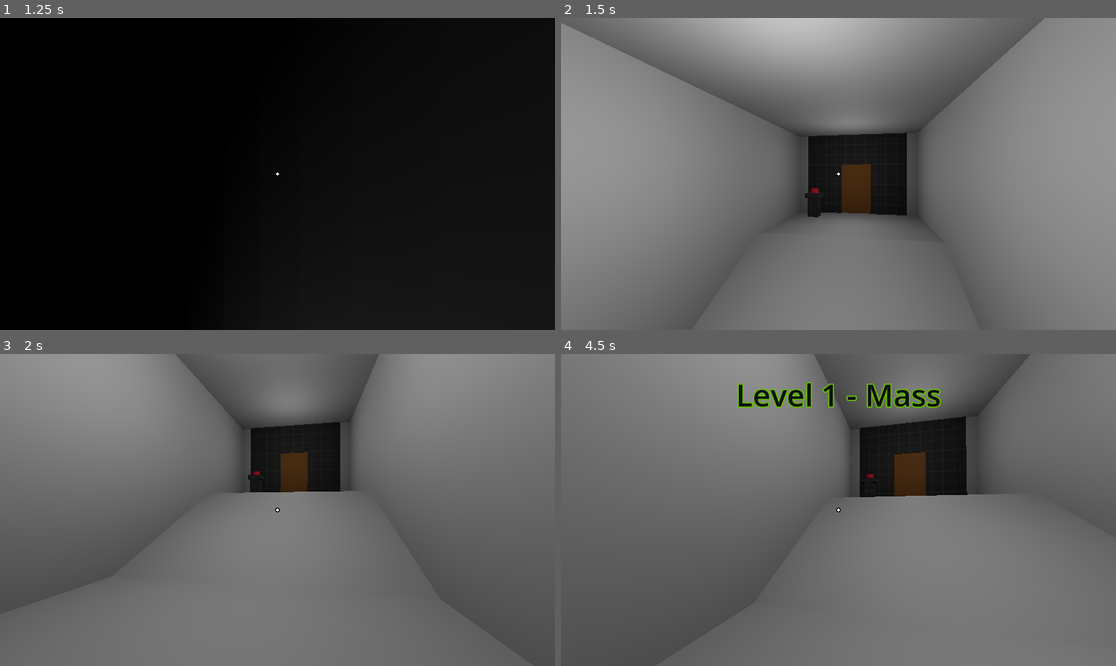
Above: before the commit, frames 1-4 (two rows, left to right).
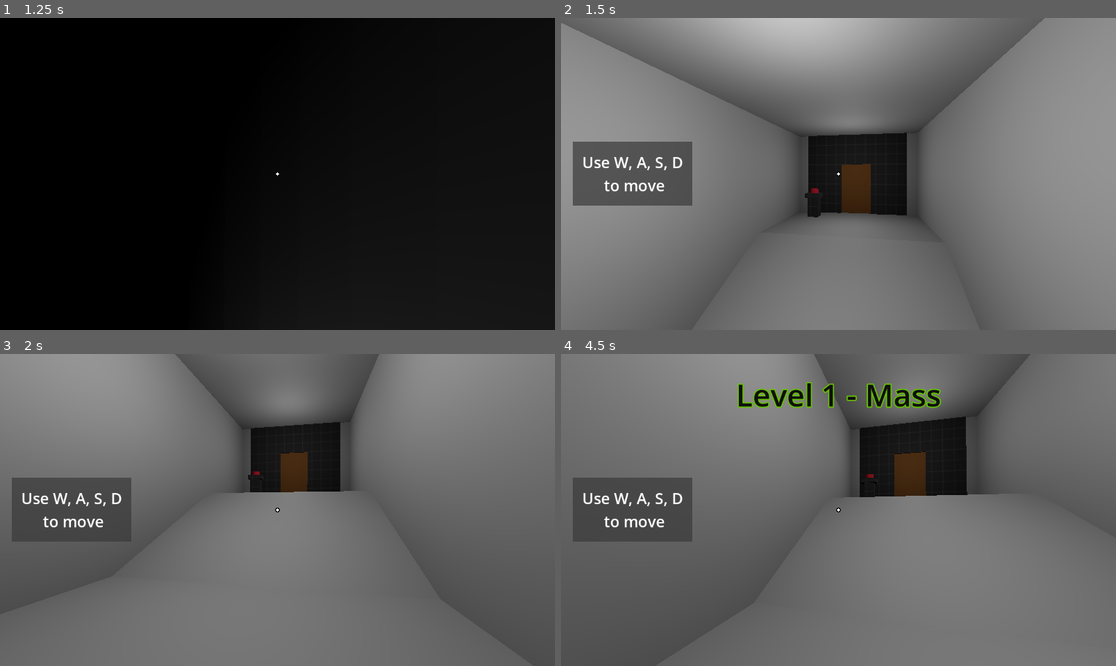
Above: after the commit, the same moments.

Repository: Radian6405/Rescale
Game: Godot game, scene res://levels/Chapter 1/level_1_1.tscn
The game is run twice, just before and just after one commit, with the same random seed, the same clock (stepped at 60 frames per second) and the same inputs.
Inputs (mouse positions are in pixels of both pictures, inside the frame that each line leads up to):
- Up to frame 1 (1.25 s): tap Enter at 0.5 s; move the mouse to (305, 174) at 0.52 s; hold D (move_right) from 0.53 s (still down); tap F (interact) at 0.6 s; tap Space (jump) at 0.77 s
- Up to frame 2 (1.5 s): move the mouse to (810, 174) at 1.27 s; release D (move_right) at 1.28 s; hold S (move_back) from 1.28 s (still down); tap Q (decrease_size) at 1.35 s
- Up to frame 3 (2 s): keep holding S (move_back); tap Space (jump) at 1.52 s; tap F (interact) at 1.55 s
- Up to frame 4 (4.5 s): move the mouse to (849, 503) at 2.02 s; release S (move_back) at 2.03 s; press the mouse at (849, 503) at 2.03 s; hold D (move_right) 2.03-3.53 s; tap F (interact) at 2.3, 3.05, 3.6 s; move the mouse to (832, 516) at 2.77 s; release the mouse at (832, 516) at 2.78 s; tap E (increase_size) at 2.85 s; tap Space (jump) at 3.02, 3.77 s; move the mouse to (877, 513) at 3.52 s; hold A (move_left) from 3.53 s (still down); move the mouse to (794, 506) at 4.27 s; tap W (move_front) at 4.35 s

Frame 1 is identical in both runs. In frame 2, 4.3% of the frame differs, in the area x 2-24%, y 39-61%; in frame 3, 4.0%; in frame 4, 4.3%.
Error after the commit: Invalid access to property or key 'hand' on a base object of type 'Nil'. (res://levels/Chapter)

Commit message:
feat: tutorial labels to help new players

Diff:
--- /dev/null
+++ b/levels/Chapter 1/TutorialManager1-1.gd
@@ -0,0 +1,46 @@
+extends Node3D
+
+@export var player_obj: player
+
+@onready var label_1: Label = $VBoxContainer2/Label1
+@onready var label_2: Label = $VBoxContainer2/Label2
+@onready var label_3: Label = $VBoxContainer2/Label3
+@onready var label_4: Label = $VBoxContainer2/Label4
+
+func _ready() -> void:
+	label_1.visible = false
+	label_2.visible = false
+	label_3.visible = false
+	label_4.visible = false
+
+func _process(delta: float) -> void:
+	if player_obj.hand.get_child_count() > 0 && label_2.visible && !label_4.visible:
+		label_2.visible = false
+		label_3.visible = true
+	if player_obj.hand.get_child_count() == 0 && label_3.visible && !label_4.visible:
+		label_3.visible = false
+		label_2.visible = true
+
+
+func _on_tut_1_area_body_entered(body: Node3D) -> void:
+	if body is player:
+		label_1.visible = true
+func _on_tut_1_area_body_exited(body: Node3D) -> void:
+	if body is player:
+		label_1.visible = false
+
+
+func _on_tut_2_area_body_entered(body: Node3D) -> void:
+	if body is player:
+		label_2.visible = true
+func _on_tut_2_area_body_exited(body: Node3D) -> void:
+	if body is player:
+		label_2.visible = false
+
+
+func _on_tut_3_area_body_entered(body: Node3D) -> void:
+	if body is player:
+		label_4.visible = true
+func _on_tut_3_area_body_exited(body: Node3D) -> void:
+	if body is player:
+		label_4.visible = false
--- /dev/null
+++ b/levels/Chapter 1/TutorialManager1-2.gd
@@ -0,0 +1,13 @@
+extends Node3D
+
+@onready var label_1: Label = $VBoxContainer2/Label1
+
+func _ready() -> void:
+	label_1.visible = false
+
+func _on_tut_1_area_body_entered(body: Node3D) -> void:
+	if body is player:
+		label_1.visible = true
+func _on_tut_1_area_body_exited(body: Node3D) -> void:
+	if body is player:
+		label_1.visible = false
--- a/levels/Chapter 1/level_1_1.tscn
+++ b/levels/Chapter 1/level_1_1.tscn
@@ -8,6 +8,7 @@
 [ext_resource type="PackedScene" uid="uid://ds24htyia502x" path="res://scenes/platforms/orange_platform.tscn" id="4_ixbcv"]
 [ext_resource type="PackedScene" uid="uid://b7w7om0kedcoi" path="res://scenes/pickups/sphere_pickup.tscn" id="5_5hgw5"]
 [ext_resource type="PackedScene" uid="uid://bwx3hol0mard1" path="res://scenes/doors/brown_door.tscn" id="5_hhyf8"]
+[ext_resource type="Script" path="res://levels/Chapter 1/TutorialManager1-1.gd" id="8_it41w"]
 
 [sub_resource type="BoxShape3D" id="BoxShape3D_wkw0u"]
 size = Vector3(3, 1, 3)
@@ -22,6 +23,39 @@
 [sub_resource type="BoxShape3D" id="BoxShape3D_t86au"]
 resource_local_to_scene = true
 size = Vector3(2.2, 0.15, 2.2)
+
+[sub_resource type="BoxShape3D" id="BoxShape3D_mwpas"]
+size = Vector3(11.8, 6, 6)
+
+[sub_resource type="BoxShape3D" id="BoxShape3D_wvkh0"]
+size = Vector3(10, 5, 20)
+
+[sub_resource type="BoxShape3D" id="BoxShape3D_lx81q"]
+size = Vector3(19.9, 5, 6)
+
+[sub_resource type="StyleBoxFlat" id="StyleBoxFlat_r4dja"]
+bg_color = Color(0.223529, 0.223529, 0.223529, 0.701961)
+border_width_left = 20
+border_width_top = 20
+border_width_right = 20
+border_width_bottom = 20
+border_color = Color(0.223529, 0.223529, 0.223529, 0.701961)
+
+[sub_resource type="StyleBoxFlat" id="StyleBoxFlat_qjig6"]
+bg_color = Color(0.223529, 0.223529, 0.223529, 0.701961)
+border_width_left = 20
+border_width_top = 20
+border_width_right = 20
+border_width_bottom = 20
+border_color = Color(0.223529, 0.223529, 0.223529, 0.701961)
+
+[sub_resource type="StyleBoxFlat" id="StyleBoxFlat_0503g"]
+bg_color = Color(0.223529, 0.223529, 0.223529, 0.701961)
+border_width_left = 20
+border_width_top = 20
+border_width_right = 20
+border_width_bottom = 20
+border_color = Color(0.223529, 0.223529, 0.223529, 0.701961)
 
 [node name="Level 1-1" type="Node3D"]
 
@@ -125,9 +159,99 @@
 light_energy = 3.0
 omni_range = 10.0
 
+[node name="TutorialManager" type="Node3D" parent="."]
+script = ExtResource("8_it41w")
+
+[node name="tut1" type="Node" parent="TutorialManager"]
+
+[node name="tut1area" type="Area3D" parent="TutorialManager/tut1"]
+
+[node name="CollisionShape3D" type="CollisionShape3D" parent="TutorialManager/tut1/tut1area"]
+transform = Transform3D(1, 0, 0, 0, 1, 0, 0, 0, 1, -15.7, 1, 0)
+shape = SubResource("BoxShape3D_mwpas")
+
+[node name="tut2" type="Node" parent="TutorialManager"]
+
+[node name="tut2area" type="Area3D" parent="TutorialManager/tut2"]
+
+[node name="CollisionShape3D" type="CollisionShape3D" parent="TutorialManager/tut2/tut2area"]
+transform = Transform3D(1, 0, 0, 0, 1, 0, 0, 0, 1, 0.0999999, 2.5, 5)
+shape = SubResource("BoxShape3D_wvkh0")
+
+[node name="tut3" type="Node" parent="TutorialManager"]
+
+[node name="tut3area" type="Area3D" parent="TutorialManager/tut3"]
+
+[node name="CollisionShape3D" type="CollisionShape3D" parent="TutorialManager/tut3/tut3area"]
+transform = Transform3D(1, 0, 0, 0, 1, 0, 0, 0, 1, 15.05, 2.5, 11)
+shape = SubResource("BoxShape3D_lx81q")
+
+[node name="VBoxContainer2" type="VBoxContainer" parent="TutorialManager"]
+anchors_preset = 4
+anchor_top = 0.5
+anchor_bottom = 0.5
+offset_left = 23.0
+offset_top = -69.0
+offset_right = 275.0
+offset_bottom = 69.0
+grow_vertical = 2
+size_flags_horizontal = 0
+alignment = 1
+
+[node name="Label1" type="Label" parent="TutorialManager/VBoxContainer2"]
+visible = false
+layout_mode = 2
+size_flags_horizontal = 4
+theme_override_font_sizes/font_size = 32
+theme_override_styles/normal = SubResource("StyleBoxFlat_r4dja")
+text = "Use W, A, S, D
+ to move"
+horizontal_alignment = 1
+vertical_alignment = 1
+
+[node name="Label2" type="Label" parent="TutorialManager/VBoxContainer2"]
+visible = false
+layout_mode = 2
+size_flags_horizontal = 4
+theme_override_font_sizes/font_size = 32
+theme_override_styles/normal = SubResource("StyleBoxFlat_qjig6")
+text = "hold LMB to
+pickup objects"
+horizontal_alignment = 1
+vertical_alignment = 1
+
+[node name="Label3" type="Label" parent="TutorialManager/VBoxContainer2"]
+visible = false
+layout_mode = 2
+size_flags_horizontal = 4
+theme_override_font_sizes/font_size = 32
+theme_override_styles/normal = SubResource("StyleBoxFlat_0503g")
+text = "Drop object
+on the platform"
+horizontal_alignment = 1
+vertical_alignment = 1
+
+[node name="Label4" type="Label" parent="TutorialManager/VBoxContainer2"]
+visible = false
+layout_mode = 2
+size_flags_horizontal = 4
+theme_override_font_sizes/font_size = 32
+theme_override_styles/normal = SubResource("StyleBoxFlat_0503g")
+text = "Drop down
+the tunnel"
+horizontal_alignment = 1
+vertical_alignment = 1
+
 [node name="player" parent="." node_paths=PackedStringArray("pickups_manager") instance=ExtResource("2_0woq7")]
 transform = Transform3D(-4.37114e-08, 0, -1, 0, 1, 0, 1, 0, -4.37114e-08, -19.7, 28.2, 0)
 pickups_manager = NodePath("../PickupManager")
 level_name = "Level 1 - Mass"
 
+[connection signal="body_entered" from="TutorialManager/tut1/tut1area" to="TutorialManager" method="_on_tut_1_area_body_entered"]
+[connection signal="body_exited" from="TutorialManager/tut1/tut1area" to="TutorialManager" method="_on_tut_1_area_body_exited"]
+[connection signal="body_entered" from="TutorialManager/tut2/tut2area" to="TutorialManager" method="_on_tut_2_area_body_entered"]
+[connection signal="body_exited" from="TutorialManager/tut2/tut2area" to="TutorialManager" method="_on_tut_2_area_body_exited"]
+[connection signal="body_entered" from="TutorialManager/tut3/tut3area" to="TutorialManager" method="_on_tut_3_area_body_entered"]
+[connection signal="body_exited" from="TutorialManager/tut3/tut3area" to="TutorialManager" method="_on_tut_3_area_body_exited"]
+
 [editable path="PlatformManager/Platform"]
--- a/levels/Chapter 1/level_1_2.tscn
+++ b/levels/Chapter 1/level_1_2.tscn
@@ -8,6 +8,7 @@
 [ext_resource type="Material" uid="uid://c64l14y8yw7rg" path="res://assets/materials/sandbox.tres" id="5_hd0kh"]
 [ext_resource type="PackedScene" uid="uid://bwx3hol0mard1" path="res://scenes/doors/brown_door.tscn" id="5_nnwfh"]
 [ext_resource type="PackedScene" uid="uid://brfkej0x7u71m" path="res://player/player.tscn" id="6_27mv4"]
+[ext_resource type="Script" path="res://levels/Chapter 1/TutorialManager1-2.gd" id="9_u8b2f"]
 
 [sub_resource type="BoxShape3D" id="BoxShape3D_tm36j"]
 resource_local_to_scene = true
@@ -27,6 +28,17 @@
 resource_local_to_scene = true
 material = ExtResource("5_hd0kh")
 size = Vector3(1.7, 0.1, 1)
+
+[sub_resource type="BoxShape3D" id="BoxShape3D_g71mo"]
+size = Vector3(16.9, 5, 20)
+
+[sub_resource type="StyleBoxFlat" id="StyleBoxFlat_k6y8g"]
+bg_color = Color(0.223529, 0.223529, 0.223529, 0.701961)
+border_width_left = 20
+border_width_top = 20
+border_width_right = 20
+border_width_bottom = 20
+border_color = Color(0.223529, 0.223529, 0.223529, 0.701961)
 
 [node name="Level 1-2" type="Node3D"]
 
@@ -183,7 +195,42 @@
 [node name="player" parent="." node_paths=PackedStringArray("pickups_manager") instance=ExtResource("6_27mv4")]
 transform = Transform3D(-4.37114e-08, 0, -1, 0, 1, 0, 1, 0, -4.37114e-08, -19.7, 28.2, 0)
 pickups_manager = NodePath("../PickupManager")
-scale_change = 0.1
 level_name = "Level 2 - Scale"
 
+[node name="TutorialManager" type="Node3D" parent="."]
+script = ExtResource("9_u8b2f")
+
+[node name="tut1" type="Node" parent="TutorialManager"]
+
+[node name="tut1area" type="Area3D" parent="TutorialManager/tut1"]
+
+[node name="CollisionShape3D" type="CollisionShape3D" parent="TutorialManager/tut1/tut1area"]
+transform = Transform3D(1, 0, 0, 0, 1, 0, 0, 0, 1, 3.65, 2.5, -2.38419e-07)
+shape = SubResource("BoxShape3D_g71mo")
+
+[node name="VBoxContainer2" type="VBoxContainer" parent="TutorialManager"]
+anchors_preset = 4
+anchor_top = 0.5
+anchor_bottom = 0.5
+offset_left = 23.0
+offset_top = -69.0
+offset_right = 275.0
+offset_bottom = 69.0
+grow_vertical = 2
+size_flags_horizontal = 0
+alignment = 1
+
+[node name="Label1" type="Label" parent="TutorialManager/VBoxContainer2"]
+layout_mode = 2
+size_flags_horizontal = 4
+theme_override_font_sizes/font_size = 32
+theme_override_styles/normal = SubResource("StyleBoxFlat_k6y8g")
+text = "Use Q & E
+to resize objects"
+horizontal_alignment = 1
+vertical_alignment = 1
+
+[connection signal="body_entered" from="TutorialManager/tut1/tut1area" to="TutorialManager" method="_on_tut_1_area_body_entered"]
+[connection signal="body_exited" from="TutorialManager/tut1/tut1area" to="TutorialManager" method="_on_tut_1_area_body_exited"]
+
 [editable path="PlatformManager/BoxPlatform"]
--- a/levels/Chapter 1/level_1_3.tscn
+++ b/levels/Chapter 1/level_1_3.tscn
@@ -151,7 +151,6 @@
 [node name="player" parent="." node_paths=PackedStringArray("pickups_manager") instance=ExtResource("7_epfu0")]
 transform = Transform3D(-4.37114e-08, 0, -1, 0, 1, 0, 1, 0, -4.37114e-08, -19.7, 28.2, 0)
 pickups_manager = NodePath("../PickupManager")
-scale_change = 0.1
 level_name = "Level 3 - Velocity"
 
 [node name="killzone" parent="." instance=ExtResource("9_xlvhd")]
--- a/player/player.tscn
+++ b/player/player.tscn
@@ -89,7 +89,6 @@
 theme_override_colors/font_outline_color = Color(0.399548, 0.762004, 0.00660046, 1)
 theme_override_constants/outline_size = 10
 theme_override_font_sizes/font_size = 64
-text = "Hello"
 horizontal_alignment = 1
 vertical_alignment = 1
 
--- a/scenes/buttons/button.tscn
+++ b/scenes/buttons/button.tscn
@@ -27,3 +27,9 @@
 [node name="CollisionShape3D" type="CollisionShape3D" parent="ClickArea"]
 transform = Transform3D(1, 0, 0, 0, 1, 0, 0, 0, 1, 0, 1.25, 0)
 shape = SubResource("BoxShape3D_clo4v")
+
+[node name="HelperText" type="Label3D" parent="."]
+transform = Transform3D(1, 0, 0, 0, 1, 0, 0, 0, 1, -0.00028801, 1.50194, -0.00079143)
+visibility_range_end = 3.0
+billboard = 1
+text = "Press \"F\" to interact "
Not shown: 1 places in levels/Chapter 1/level_1_1.tscn that only renumber resources
Not shown: 1 places in levels/Chapter 1/level_1_2.tscn that only renumber resources
